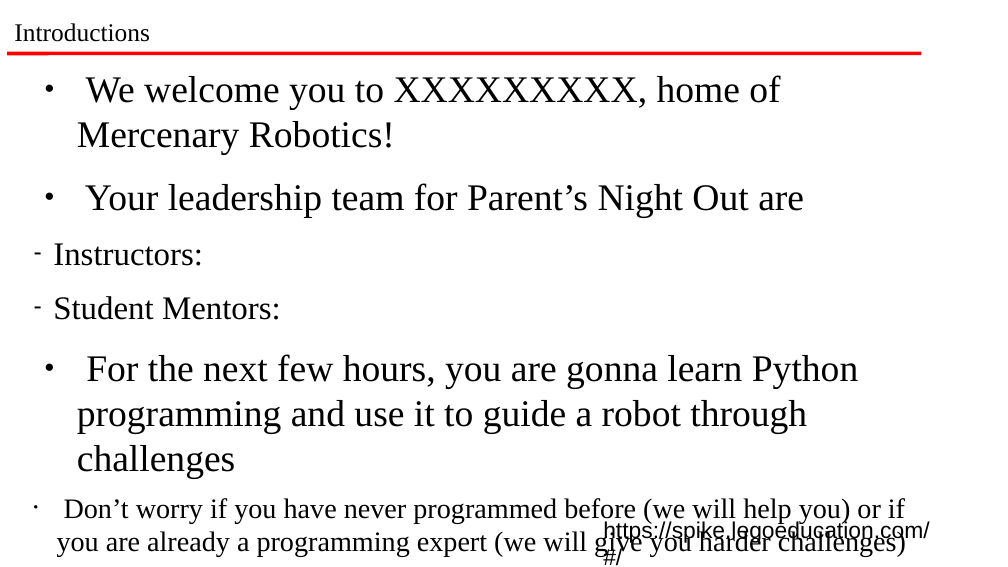
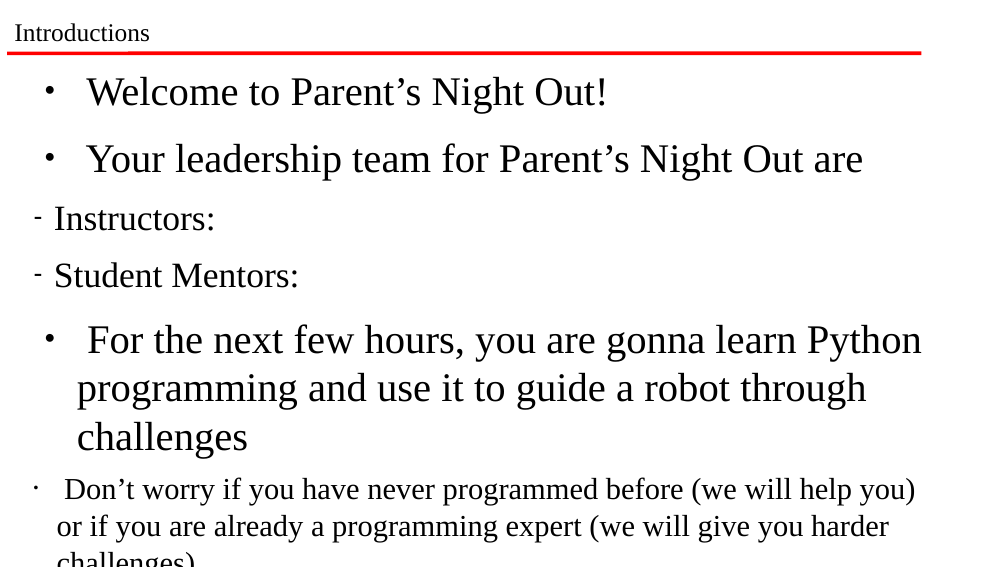
Before and after one commit to danmargavio/PNO_Source_Code, a slide deck: slide 3 of PNO_v1.odp. Drawn at 1008x567 pixels with LibreOffice and Linux fonts; fonts in the diff are those of the drawing; background and template pictures are left out. Boxes give left, top, right and bottom in pixels: in the first picture for what was removed or moved away, otherwise in the second. Text is boxed around its words. In the diff, an @@ line names an element or a change of style, - is before the commit and + after.

Commit message:
Minor edits and fixes

```diff
--- a/PNO_v1.odp
+++ b/PNO_v1.odp
@@ text at bbox=[86, 76, 608, 113]: text changed; size 29.6 to 32 pt @@
-● We welcome you to XXXXXXXXX, home of Mercenary Robotics!
+● Welcome to Parent’s Night Out!
@@ text at bbox=[54, 143, 922, 542]: size 29.6 to 32 pt in "Your leadership team for Parent’s Night Out ...", "For the next few hours, you are ..."; size 25.9 to 28 pt in "Instructors:", "Student Mentors:"; size 22.2 to 24 pt in "Don’t worry if you have never programmed ..." @@
@@ text removed at bbox=[603, 520, 929, 544] @@
-https://spike.legoeducation.com/#/
```
Also in this commit, not shown: 1 other slide changed, 1 slide removed.
